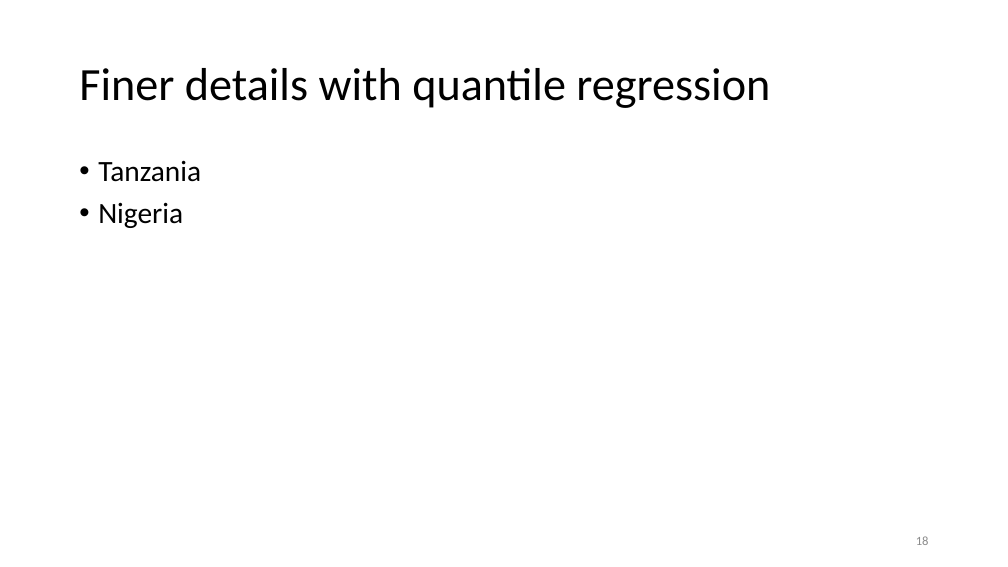
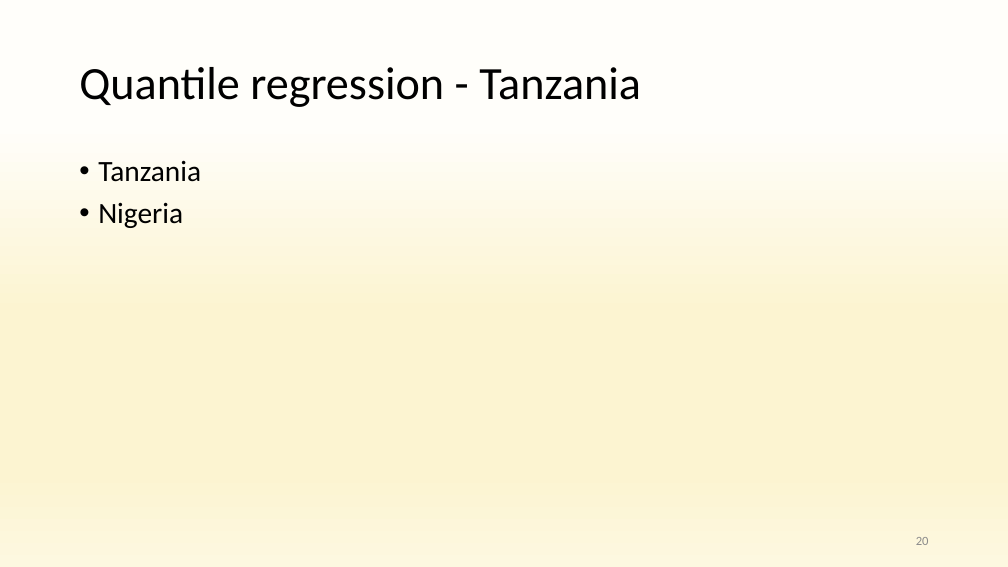
Before and after one commit to anuragr81/research, a slide deck: slide 20 of consumption/presentationOct2021.pptx (slide 18 before the commit). Drawn at 1008x567 pixels with LibreOffice and Linux fonts; fonts in the diff are those of the drawing; background and template pictures are left out. Boxes give left, top, right and bottom in pixels: in the first picture for what was removed or moved away, otherwise in the second. Text is boxed around its words. In the diff, an @@ line names an element or a change of style, - is before the commit and + after.

```diff
--- a/consumption/presentationOct2021.pptx
+++ b/consumption/presentationOct2021.pptx
@@ background #FFFFFF to gradient #FFFEFA to #FCF4D1 to #FDF8E0 @@
@@ title at box(79, 67, 641, 107): text changed @@
-Finer details with quantile regression
+Quantile regression - Tanzania
@@ page number at box(916, 537, 929, 545): text changed @@
-18
+20
```
Also in this commit, not shown: 19 other slides changed, 4 slides added, 5 other files.
